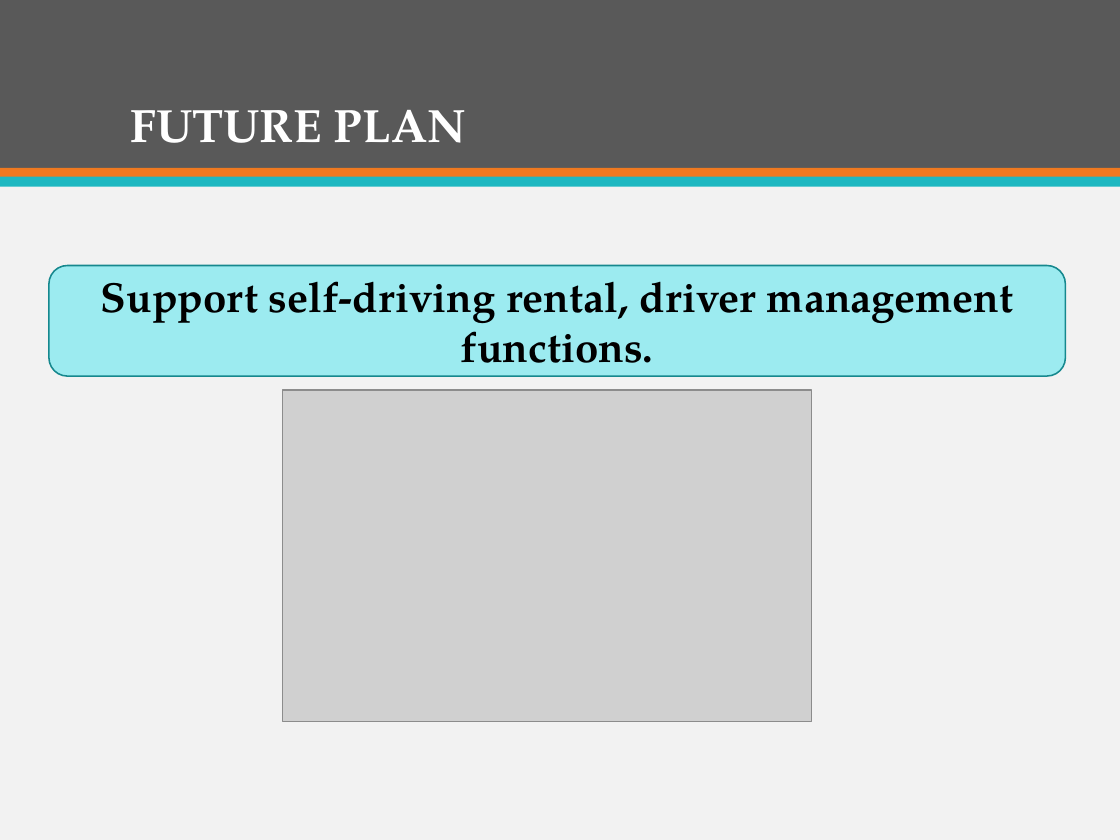
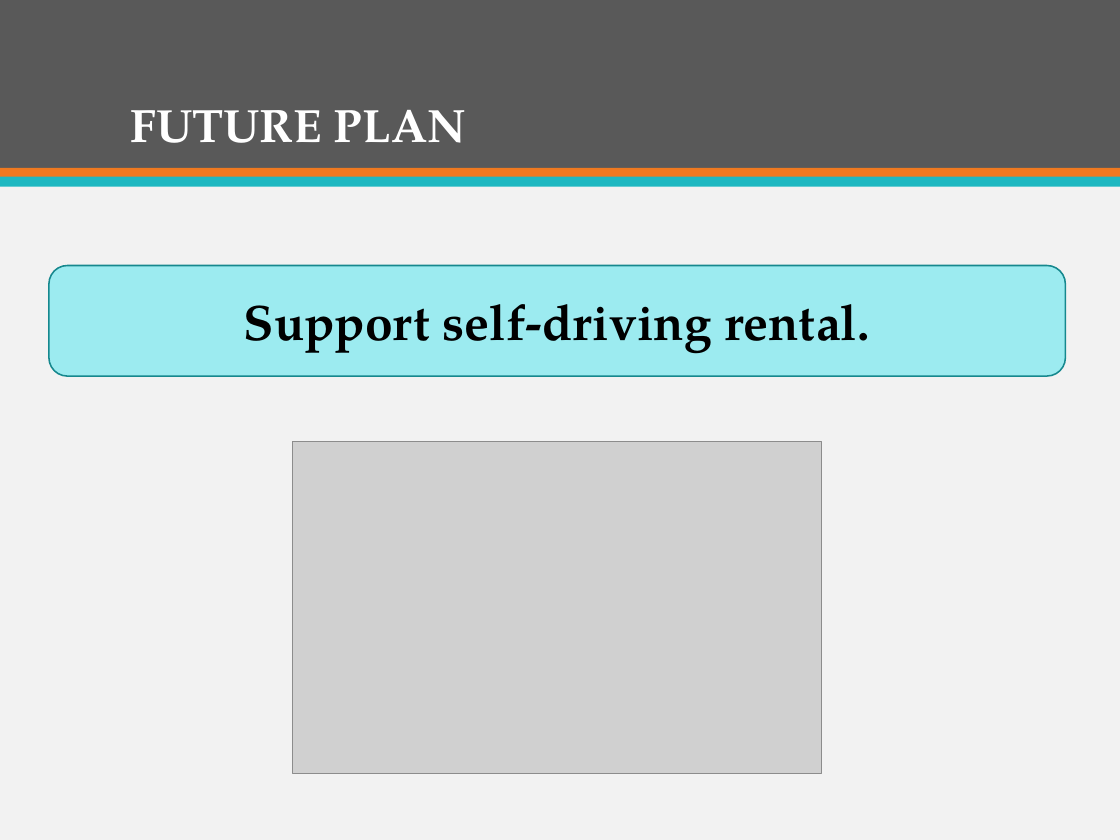
Before and after one commit to firzgard/CarRentalPortal, a slide deck: slide 64 of slide/CAR RENTAL PORTAL-Official.pptx (slide 65 before the commit). Drawn at 1120x840 pixels with LibreOffice and Linux fonts; fonts in the diff are those of the drawing; grey boxes stand for pictures. Boxes give left, top, right and bottom in pixels: in the first picture for what was removed or moved away, otherwise in the second. Text is boxed around its words. In the diff, an @@ line names an element or a change of style, - is before the commit and + after.

```diff
--- a/slide/CAR RENTAL PORTAL-Official.pptx
+++ b/slide/CAR RENTAL PORTAL-Official.pptx
@@ text in rounded rectangle at (x1=244, y1=304, x2=870, y2=354): text changed; size 27 to 32 pt @@
-Support self-driving rental, driver management functions.
+Support self-driving rental.
@@ picture moved from (x1=283, y1=390, x2=812, y2=721) to (x1=293, y1=441, x2=822, y2=773) @@
```
Also in this commit, not shown: 9 other slides changed, 5 slides added, 6 slides removed.
